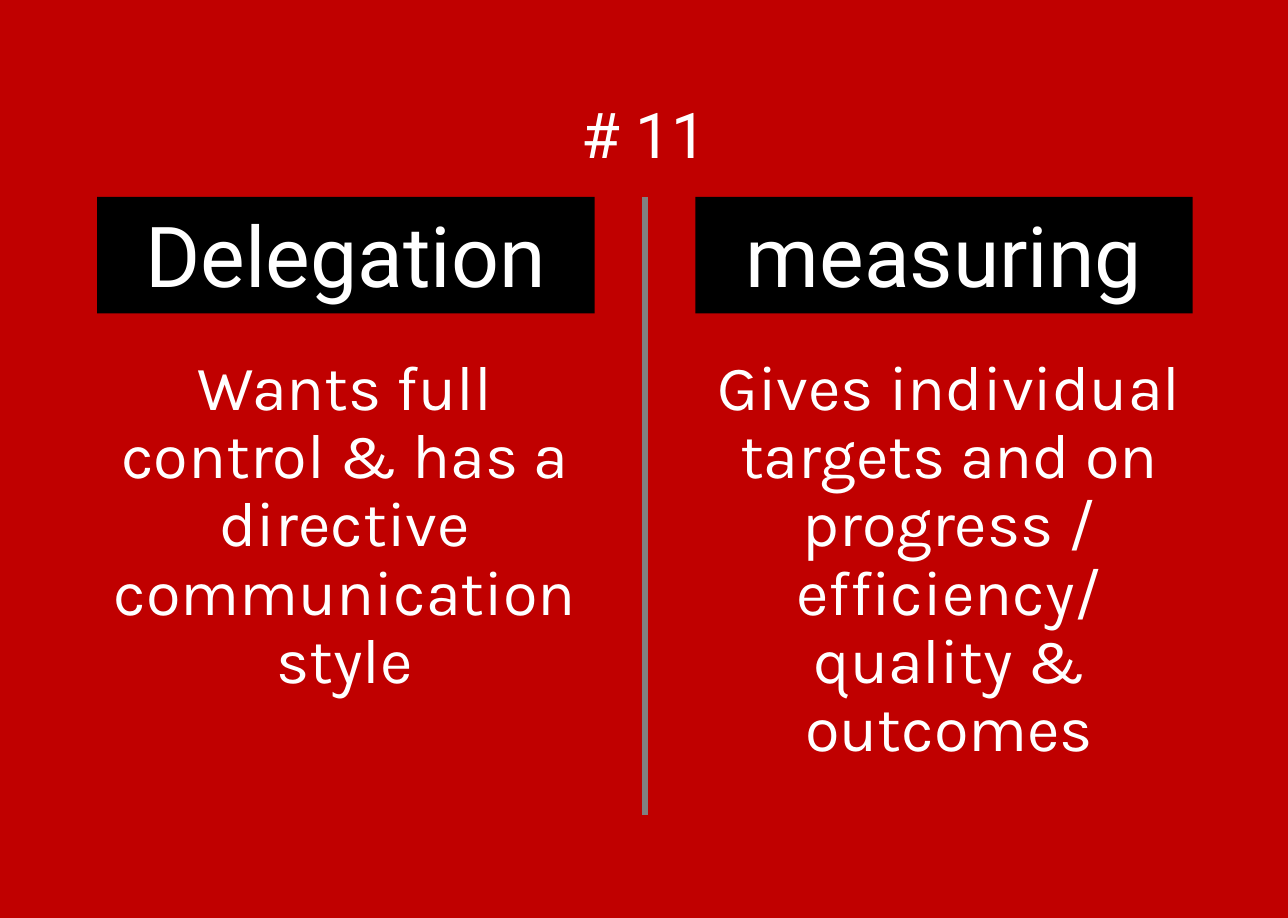
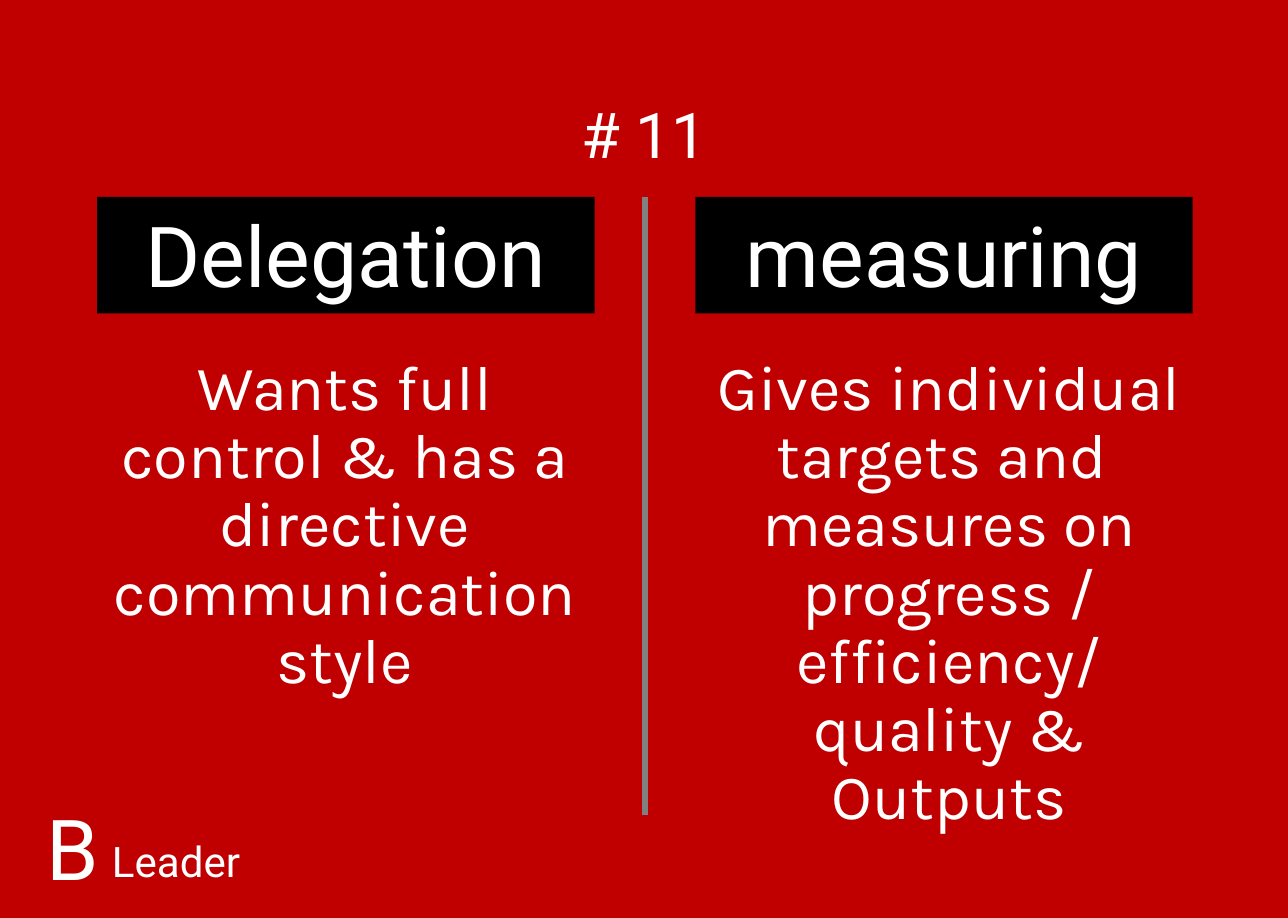
Before and after one commit to ScrumFacilitators/Exploring-Self-Management, a slide deck: slide 52 of Exploring Self-Management.pptx. Drawn at 1288x918 pixels with LibreOffice and Linux fonts; fonts in the diff are those of the drawing; background and template pictures are left out. Boxes give left, top, right and bottom in pixels: in the first picture for what was removed or moved away, otherwise in the second. Text is boxed around its words. In the diff, an @@ line names an element or a change of style, - is before the commit and + after.

```diff
--- a/Exploring Self-Management.pptx
+++ b/Exploring Self-Management.pptx
@@ text at [718, 366, 1180, 834]: text changed @@
-Gives individual targets and on progress / efficiency/ quality & outcomes
+Gives individual targets and measures on progress / efficiency/ quality & Outputs
@@ text added at [47, 820, 99, 880], 40 pt, text #FFFFFF @@
+B
@@ text added at [112, 845, 240, 878], 20 pt, text #FFFFFF @@
+Leader
```
Also in this commit, not shown: 53 other slides changed, 1 slide added, 1 slide removed, 1 other file.
